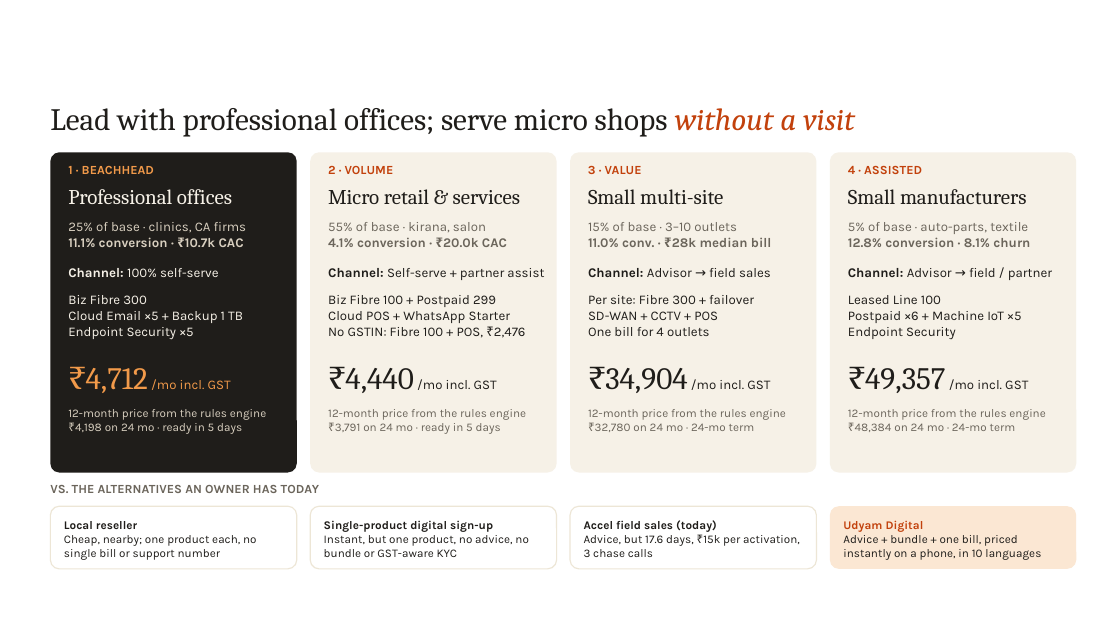
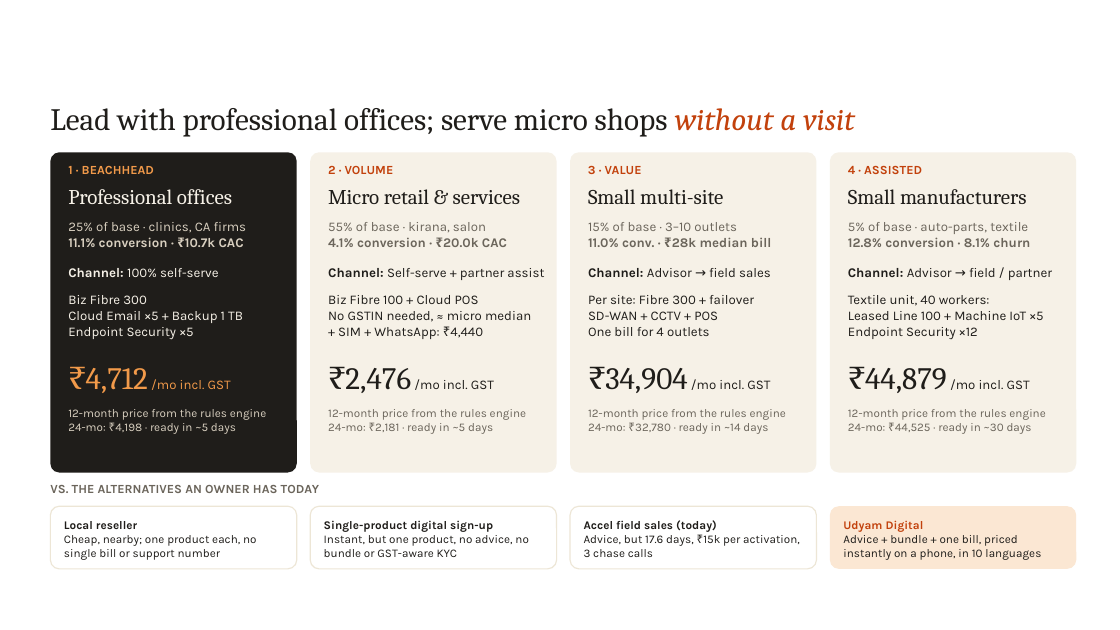
Before and after one commit to RheaSinghal/Airtel, a slide deck: slide 3 of Kernel_TIET.pptx. Drawn at 1120x630 pixels with LibreOffice and Linux fonts; fonts in the diff are those of the drawing; background and template pictures are left out. Boxes give left, top, right and bottom in pixels: in the first picture for what was removed or moved away, otherwise in the second. Text is boxed around its words. In the diff, an @@ line names an element or a change of style, - is before the commit and + after.

```diff
--- a/Kernel_TIET.pptx
+++ b/Kernel_TIET.pptx
@@ text at (328, 295, 531, 339): text changed @@
-Biz Fibre 100 + Postpaid 299
-Cloud POS + WhatsApp Starter
-No GSTIN: Fibre 100 + POS, ₹2,476
+Biz Fibre 100 + Cloud POS
+No GSTIN needed, ≈ micro median
++ SIM + WhatsApp: ₹4,440
@@ text at (848, 295, 1043, 339): text changed @@
-Leased Line 100
-Postpaid ×6 + Machine IoT ×5
-Endpoint Security
+Textile unit, 40 workers:
+Leased Line 100 + Machine IoT ×5
+Endpoint Security ×12
@@ text at (345, 368, 494, 393): text changed @@
-₹4,440 /mo incl. GST
+₹2,476 /mo incl. GST
@@ text at (865, 368, 1030, 393): text changed @@
-₹49,357 /mo incl. GST
+₹44,879 /mo incl. GST
@@ text at (68, 423, 236, 434): text changed @@
-₹4,198 on 24 mo · ready in 5 days
+24-mo: ₹4,198 · ready in ~5 days
@@ text at (328, 423, 493, 434): text changed @@
-₹3,791 on 24 mo · ready in 5 days
+24-mo: ₹2,181 · ready in ~5 days
@@ text at (588, 423, 768, 434): text changed @@
-₹32,780 on 24 mo · 24-mo term
+24-mo: ₹32,780 · ready in ~14 days
@@ text at (848, 423, 1032, 434): text changed @@
-₹48,384 on 24 mo · 24-mo term
+24-mo: ₹44,525 · ready in ~30 days
```
Also in this commit, not shown: 5 other slides changed, 4 other files.
